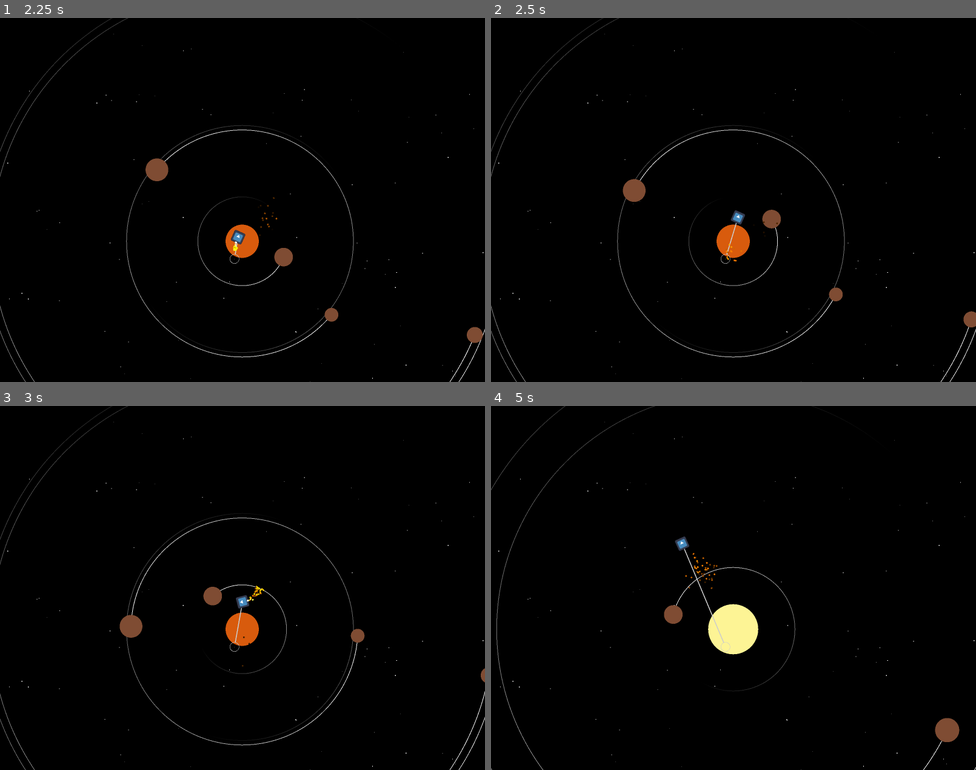
Above: before the commit, frames 1-4 (two rows, left to right).
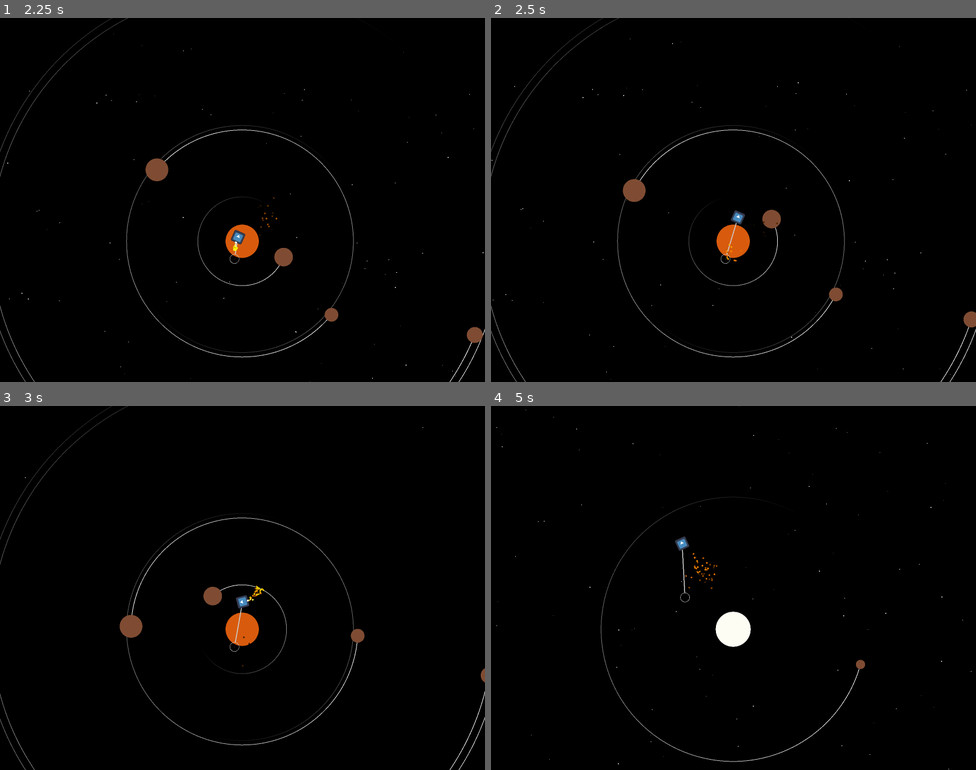
Above: after the commit, the same moments.

Repository: mwtopping/mousemove
Game: Godot game, scene res://Scenes/game_root.tscn
Same seed, same stepped clock (60 frames per second), same inputs: the game is played once before the commit and once after it. The engine's default icon, where the game draws it, is replaced by a stand-in: a white triangle on a blue panel in a dark square.
Inputs (mouse positions are in pixels of both pictures, inside the frame that each line leads up to):
- Up to frame 1 (2.25 s): tap Enter at 0.5 s; move the mouse to (349, 181) at 0.52 s; tap Space at 0.6, 0.77, 1.07 s; click (349, 181) at 0.67 s; drag from (145, 218) to (218, 272) at 1.27 s; move the mouse to (291, 119) at 2.02 s; tap Z at 2.1 s; click (291, 119) at 2.17 s
- Up to frame 2 (2.5 s): tap Space at 2.3 s
- Up to frame 3 (3 s): drag from (218, 660) to (97, 533) at 2.77 s
- Up to frame 4 (5 s): move the mouse to (879, 642) at 3.52 s; tap X at 3.6 s; click (879, 642) at 3.67 s; tap Space at 3.77, 3.8, 4.07 s; drag from (588, 533) to (660, 497) at 4.27 s

Frame 1 is identical in both runs. In frame 2, less than 0.1% of the frame differs, in the area x 0-100%, y 2-100%; in frame 3, less than 0.1%; in frame 4, 2.5%, in the area x 0-100%, y 0-100%.

Commit message:
Added jumping

Diff:
--- a/scripts/game_root.gd
+++ b/scripts/game_root.gd
@@ -30,3 +30,13 @@
 
 			self.system = star.instantiate()
 			add_child(self.system)
+
+
+
+func create_new_stars():
+	for n in range(1000):
+		var tmp = spawnobj.instantiate()
+		add_child(tmp)
+	print("Starting Star Instantiation")
+	self.system = star.instantiate()
+	add_child(self.system)
--- a/scripts/icon.gd
+++ b/scripts/icon.gd
@@ -126,3 +126,13 @@
 				if _dist < mindist:
 					mindist = _dist
 					self.closest = s
+
+
+		if event.keycode == KEY_SPACE and event.pressed:
+			if self.closest != null:
+				var allstars = get_tree().get_nodes_in_group("stars")
+				for s in allstars:
+					if s == self.closest:
+						s.go_away(self.closest.global_position, 2, true)
+					else:
+						s.go_away(self.closest.global_position, 2, false)
--- a/scripts/parcel.gd
+++ b/scripts/parcel.gd
@@ -2,6 +2,10 @@
 
 var locPos = Vector2(0.0, 0.0)
 var dist = remap(randf(), 0, 1, 0.5, 1)
+var is_jumping = false
+var jump_point = Vector2(0,0)
+var jump_speed = 0
+var is_target = false
 # Called when the node enters the scene tree for the first time.
 func _ready():
 	self.scale *= (1-dist)+0.2
@@ -20,3 +24,31 @@
 	var camera = player.get_node("Camera")
 	self.position = self.locPos + dist*camera.get_screen_center_position()
 	#self.position = self.locPos
+	if is_jumping:
+		var direction = self.jump_speed*((self.global_position - self.jump_point).normalized())
+		self.locPos += direction
+		self.jump_speed = pow(self.jump_speed, 1.05)
+
+
+func go_away(center, speed, is_target):
+	self.jump_speed = speed
+	self.jump_point = center
+	self.is_target = is_target
+	if self.is_target == false:
+		self.is_jumping = true
+
+
+	var timer = Timer.new()
+	add_child(timer)
+	timer.wait_time = 2.0
+	timer.one_shot = true
+	timer.start()
+	timer.connect("timeout", _on_timer_timeout)
+
+
+
+func _on_timer_timeout():
+	if self.is_target == true:
+		get_parent().system.queue_free()
+		get_parent().create_new_stars()
+	queue_free()
